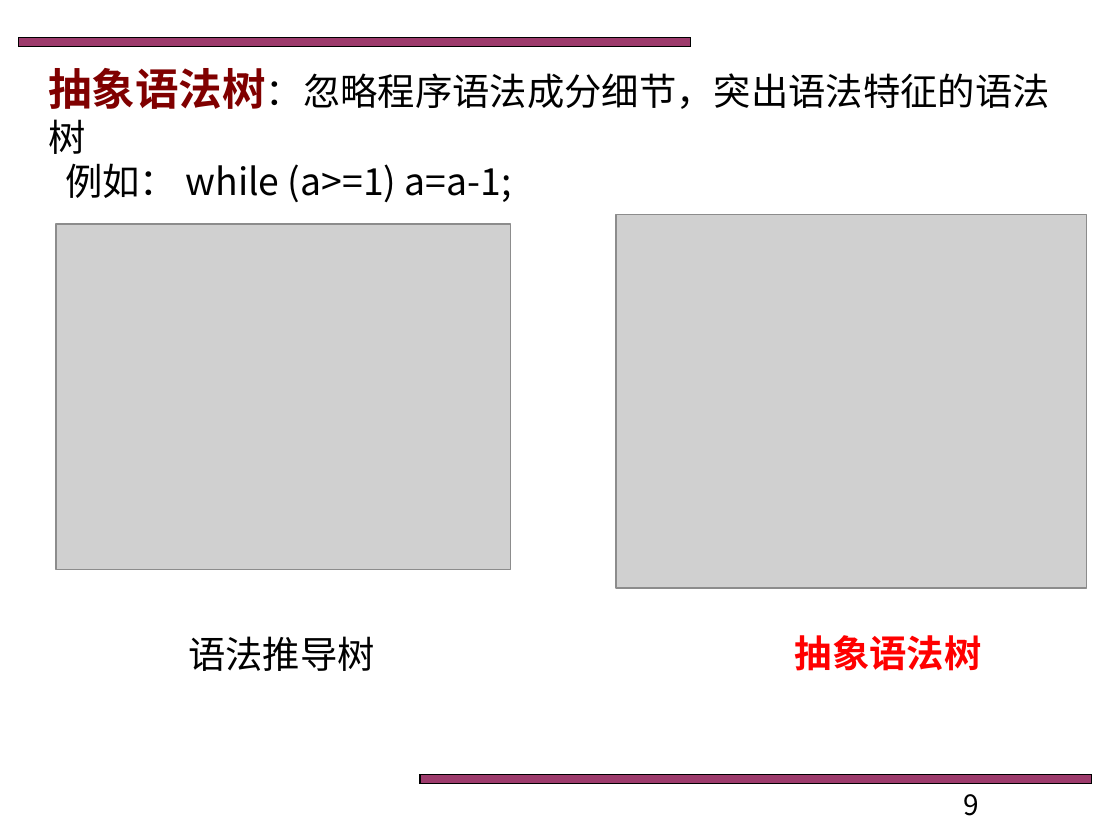
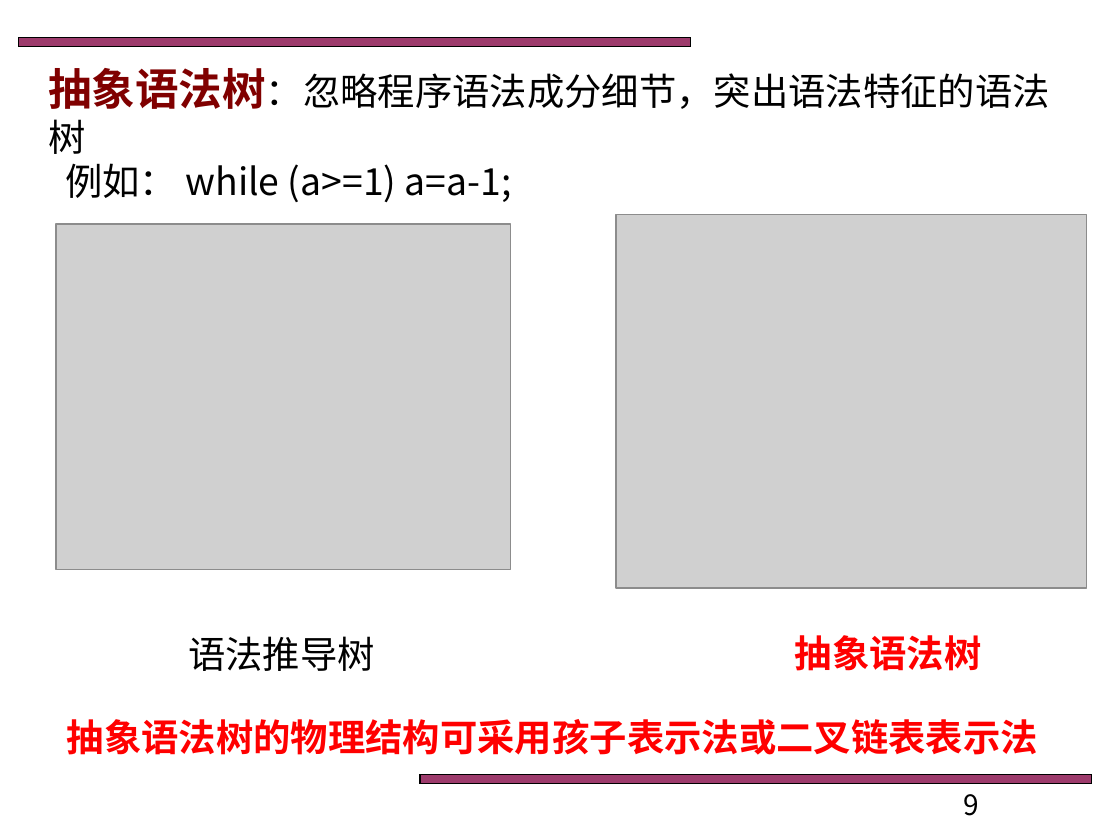
Before and after one commit to truelq/toy, a slide deck: slide 9 of 资料/编译原理实验.pptx. Drawn at 1120x840 pixels with LibreOffice and Linux fonts; fonts in the diff are those of the drawing; grey boxes stand for pictures. Boxes give left, top, right and bottom in pixels: in the first picture for what was removed or moved away, otherwise in the second. Text is boxed around its words. In the diff, an @@ line names an element or a change of style, - is before the commit and + after.

```diff
--- a/资料/编译原理实验.pptx
+++ b/资料/编译原理实验.pptx
@@ text added at <box>67,719,1038,755</box>, 24 pt, text #FF0000, bold @@
+抽象语法树的物理结构可采用孩子表示法或二叉链表表示法
```
Also in this commit, not shown: 2 other slides changed, 1 slide added, 1 slide removed, 18 other files.
